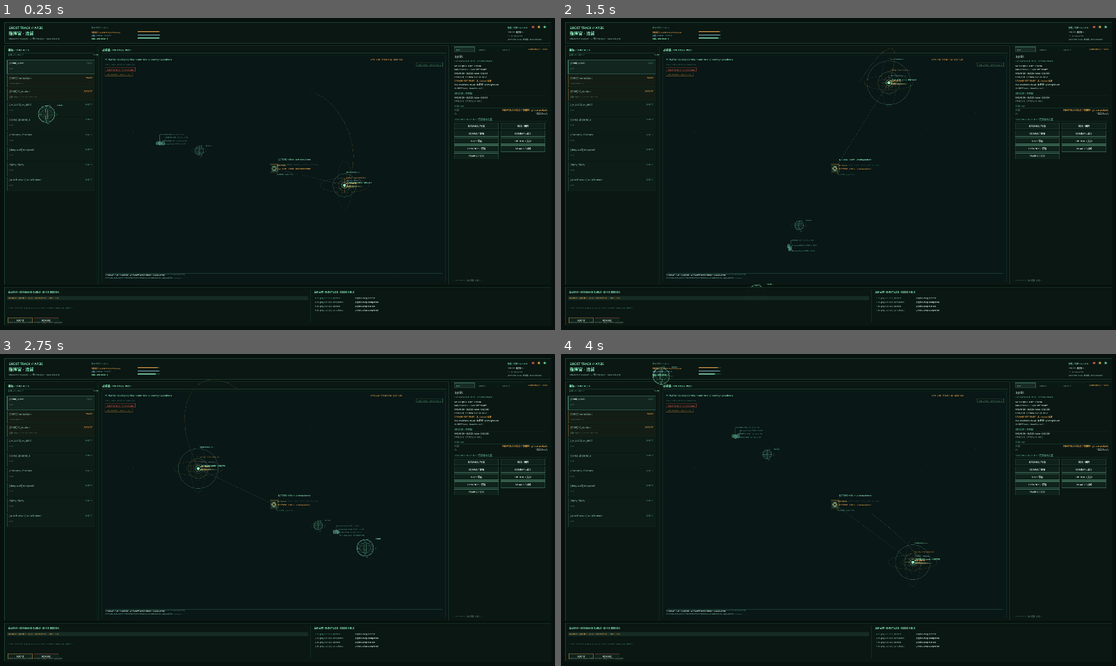
Above: before the commit, frames 1-4 (two rows, left to right).
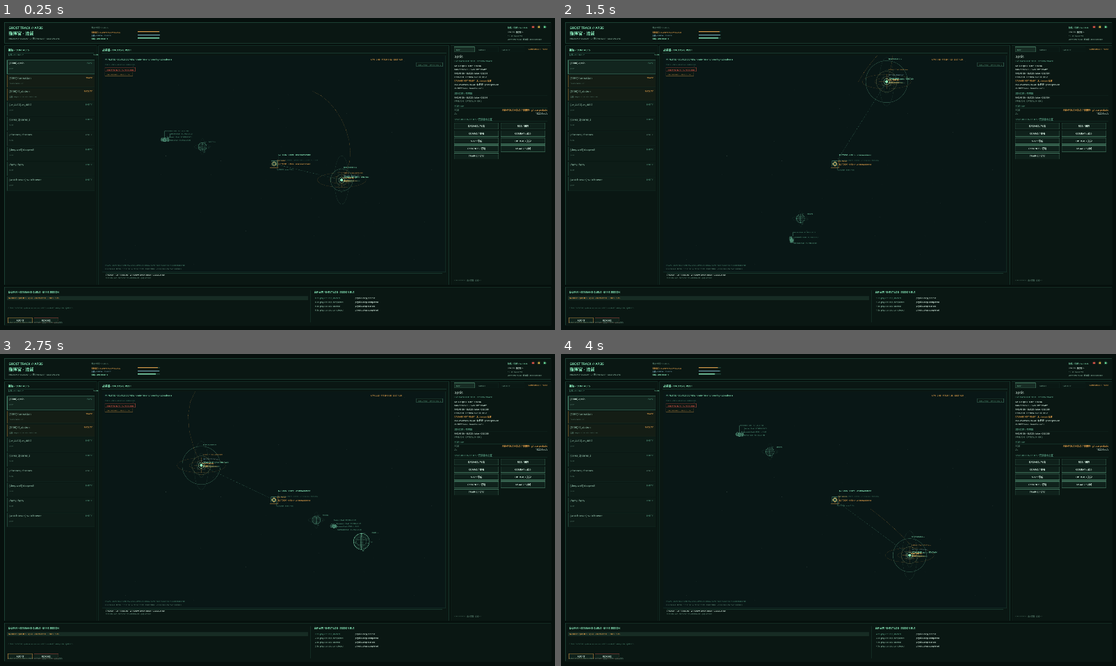
Above: after the commit, the same moments.

Repository: HATO-24/ghost-track-apsis
Game: Godot game, scene res://v1_hud.tscn
Same seed, same stepped clock (60 frames per second), same inputs: the game is played once before the commit and once after it. This scene is started directly instead of the project's main scene.
Inputs (mouse positions are in pixels of both pictures, inside the frame that each line leads up to):
- Up to frame 1 (0.25 s): no input
- Up to frame 2 (1.5 s): tap Enter at 0.5 s; drag from (838, 174) to (894, 105) at 0.52 s; tap Space (ui_select) at 1.25 s; drag from (727, 189) to (810, 236) at 1.27 s
- Up to frame 3 (2.75 s): tap Enter at 2 s; move the mouse to (333, 441) at 2.02 s; hold Right from 2.03 s (still down); hold E from 2.03 s (still down); click (333, 441) at 2.17 s
- Up to frame 4 (4 s): release Right at 2.75 s; release E at 2.75 s; tap Space (ui_select) at 2.75, 3.77 s; drag from (810, 572) to (672, 463) at 2.77 s; tap Enter at 3.5 s; move the mouse to (1005, 556) at 3.52 s; hold Left from 3.53 s (still down); tap 2 at 3.6 s; click (1005, 556) at 3.67 s

The runs differ from the first frame. In frame 1, 0.7% of the frame differs, in the area x 6-75%, y 15-84%; in frame 2, 0.7%; in frame 3, 0.8%, in the area x 18-75%, y 8-84%; in frame 4, 0.8%.

Commit message:
修复：战术图独立裁剪层，线框/标签不再溢出侧栏

Diff:
--- /dev/null
+++ b/game_v17/scripts/ui/plot_surface.gd
@@ -0,0 +1,9 @@
+extends Control
+
+# 独立裁剪层：战术图只允许画在这个 Control 内，防止线框/标签溢出到侧栏。
+var host: Node = null
+
+
+func _draw() -> void:
+	if host != null and host.has_method("_draw_plot_surface"):
+		host._draw_plot_surface(self)
--- a/game_v17/scripts/ui/v1_hud.gd
+++ b/game_v17/scripts/ui/v1_hud.gd
@@ -35,6 +35,7 @@
 var _shot_path := ""
 var _target_size := Vector2i(1920, 1080)
 var _plot3d = null
+var _plot_surface: Control = null
 var _plot3d_rect := Rect2()
 var _commander := "指挥官 · 沧澜"
 var _delta_v := 0.0
@@ -138,6 +139,14 @@
 	set_anchors_preset(Control.PRESET_FULL_RECT)
 	mouse_filter = Control.MOUSE_FILTER_STOP
 	set_process(true)
+	# 独立裁剪层：战术图不得溢出中间区域
+	_plot_surface = Control.new()
+	_plot_surface.name = "TacticalPlotSurface"
+	_plot_surface.clip_contents = true
+	_plot_surface.mouse_filter = Control.MOUSE_FILTER_IGNORE
+	_plot_surface.set_script(load("res://scripts/ui/plot_surface.gd"))
+	_plot_surface.set("host", self)
+	add_child(_plot_surface)
 	if _shot_path != "":
 		get_window().size = _target_size
 		Input.warp_mouse(Vector2(_target_size) * 0.5)
@@ -494,6 +503,23 @@
 	if _plot3d == null:
 		_plot3d = Plot3D.new()
 		_plot3d.setup(binder)
+	# 绘制区只到时间轴上方；底部时间/状态仍由父 HUD 画
+	var plot_area := Rect2(area.position, Vector2(area.size.x, maxf(40.0, area.size.y - 32.0)))
+	if _plot_surface != null:
+		_plot_surface.position = plot_area.position
+		_plot_surface.size = plot_area.size
+		_plot_surface.visible = true
+		_plot_surface.queue_redraw()
+	var ty := area.end.y - 28.0
+	draw_line(Vector2(area.position.x + 12, ty), Vector2(area.end.x - 12, ty), P.a(P.LINE2, 0.7), 1.0)
+	Painter.label(self, area.position.x + 12, ty + 8, "T+00:00 · TOF 144:00:00 · WINDOW OPEN 18:00 / CLOSE 24:00", 7, P.TXT, true)
+	Painter.label(self, area.position.x + 12, area.end.y - 10, "SESSION LIVE · CIC VIEW · V1 WIREFRAME · 不写 WORLD", 6, P.a(P.FAINT, 0.9), true)
+
+
+func _draw_plot_surface(canvas: CanvasItem) -> void:
+	if _plot3d == null or _plot_surface == null:
+		return
+	var local := Rect2(Vector2.ZERO, _plot_surface.size)
 	var selected_id := ""
 	if _selected >= 0 and _selected < _contacts.size():
 		var c: Dictionary = _contacts[_selected]
@@ -503,14 +529,9 @@
 		var crows: Array = cv.get("tracks", []) if cv.get("tracks", []) is Array else []
 		if not crows.is_empty():
 			selected_id = String((crows[0] as Dictionary).get("id", ""))
-	if _plot3d != null and bool(_plot3d.draw_plot(self, area, binder, selected_id)):
-		# 保留标题/时间轴/状态（旧 plot 只在 wrapper 内绘制这些）
-		var ty := area.end.y - 28.0
-		draw_line(Vector2(area.position.x + 12, ty), Vector2(area.end.x - 12, ty), P.a(P.LINE2, 0.7), 1.0)
-		Painter.label(self, area.position.x + 12, ty + 8, "T+00:00 · TOF 144:00:00 · WINDOW OPEN 18:00 / CLOSE 24:00", 7, P.TXT, true)
-		Painter.label(self, area.position.x + 12, area.end.y - 10, "SESSION LIVE · PLOT3D TRANSFER CACHE/BINDER · V1 WIREFRAME · 不写 WORLD", 6, P.a(P.FAINT, 0.9), true)
-		return
-	_draw_map_legacy(r)
+	if not bool(_plot3d.draw_plot(canvas, local, binder, selected_id)):
+		canvas.draw_rect(local, P.a(P.EARTH, 0.55))
+		canvas.draw_rect(local, P.a(P.LINE, 0.6), false, 1.0)
 
 
 func _draw_map_legacy(r: Rect2) -> void:
